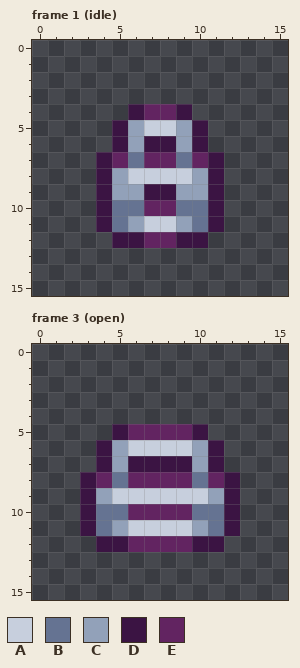
Pixel-art file, stored at android/assets/ase/door_lock.ase. Above is the file before it was changed.
16x16 pixels, 13 frames. Shown: frame 1 (idle), frame 3 (open). The commit also changed other frames, which this record leaves out.
Palette (. is transparent): A #c7cfdd  B #657392  C #92a1b9  D #3b1443  E #622461
Pixels before, frame 1 (idle), first column x 4:
 4 ..DEED..
 5 .DCAACD.
 6 .DCDDCD.
 7 DEBEEBED
 8 DCAAAACD
 9 DCCDDCCD
10 DBBEEBBD
11 DBCAACBD
12 .DDEEDD.
Pixels before, frame 3 (open), first column x 3:
 5 ..DEEEED..
 6 .DCAAAACD.
 7 .DCDDDDCD.
 8 DEBEEEEBED
 9 DCAAAAAACD
10 DBBEEEEBBD
11 DBCAAAACBD
12 .DDEEEEDD.
And afterwards:
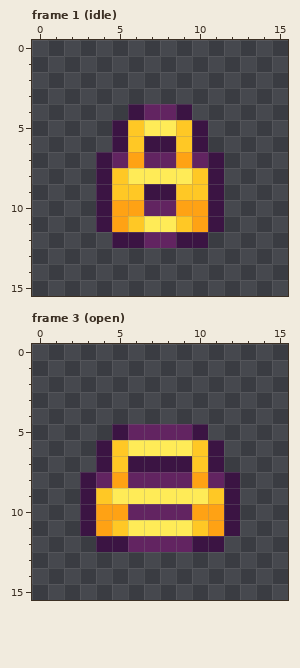
Commit: Fixed doors closing, implemented new animations
The exact change:
layer "iron" added
layer "bronze" added
layer "gold" added
layer "idle" removed
colour A: #c7cfdd -> #ffeb57
colour B: #657392 -> #ffa214
colour C: #92a1b9 -> #ffc825
Where, in picture pixels (left, top, right, bottom), the same in both pictures:
changed: (112, 120, 208, 232)
changed: (96, 440, 224, 536)
